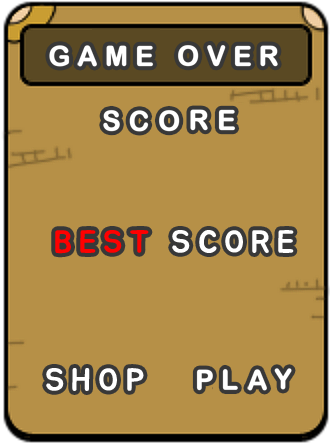
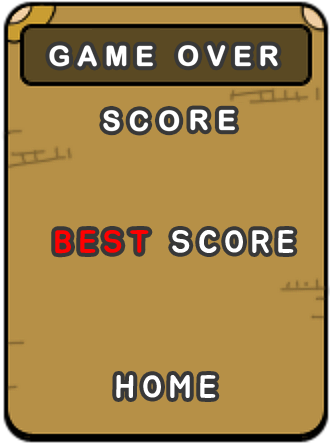
Layer changes from the first 330×444 image to the second:
removed layer "SHOP" over [46, 368, 144, 391]
added layer "HOME" above "Layer 2" over [116, 375, 216, 398]
painted on "Layer 2" over [176, 364, 296, 402]
